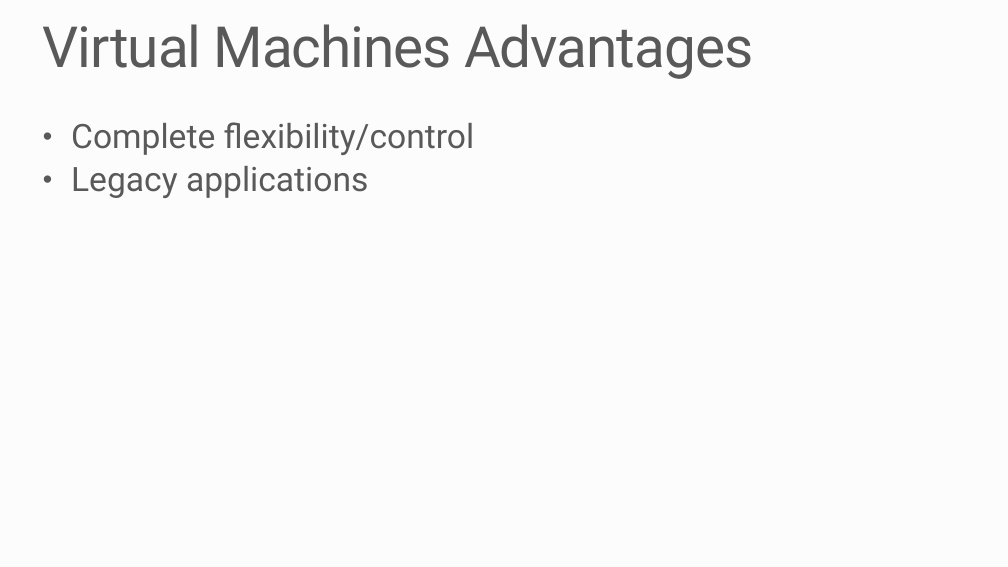
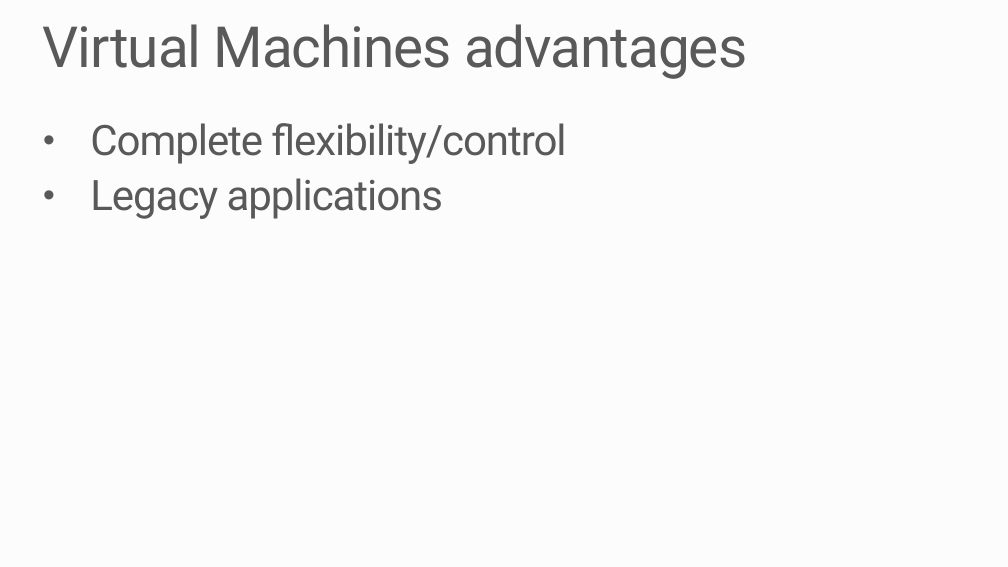
Before and after one commit to robdmoore/AzureWebAppsPresentation, a slide deck: slide 28 of Presentation.pptx (slide 23 before the commit). Drawn at 1008x567 pixels with LibreOffice and Linux fonts; fonts in the diff are those of the drawing; background and template pictures are left out. Boxes give left, top, right and bottom in pixels: in the first picture for what was removed or moved away, otherwise in the second. Text is boxed around its words. In the diff, an @@ line names an element or a change of style, - is before the commit and + after.

```diff
--- a/Presentation.pptx
+++ b/Presentation.pptx
@@ title at <box>43,24,747,79</box>: text changed @@
-Virtual Machines Advantages
+Virtual Machines advantages
@@ text "Complete flexibility/control" at <box>90,123,566,219</box>: size 32 to 40 pt, letter spacing 0 to -1 pt; indent changed; more space between paragraphs @@
```
Also in this commit, not shown: 16 other slides changed, 14 slides added, 3 slides removed.
